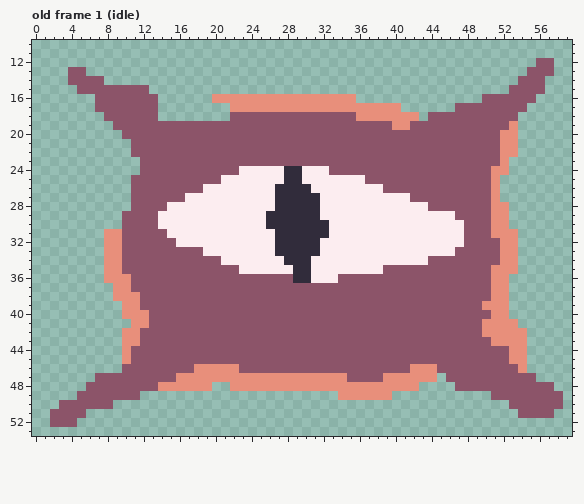
Pixel-art file, stored at res/img/godeye.aseprite. Above, as it was before the edit.
64x64 pixels, 2 frames. Shown: old frame 1 (idle): x 0..59, y 10..53. The commit also changed other frames, which this record leaves out.
The same view after the edit:
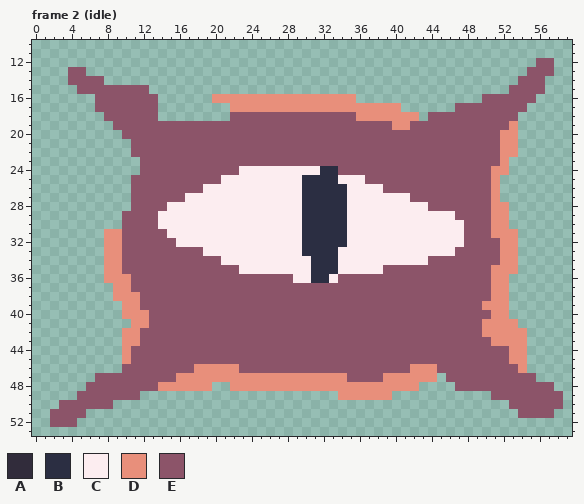
Palette (. is transparent): A #312c3b  B #2b2e42  C #fcedf0  D #e88f7b  E #8c5469
A new or re-ordered frame is compared with the old frame closest to it.
What changed:
frames 2 -> 5
Changed rows in their new state; - is an unchanged pixel.
Frame 2 (idle) is new; against old frame 1 (idle):
first column x 26:
24 --CC--BB-
25 --CCBBBB-
26 -CCCBBBBB
27 -CCCBBBBB
28 -CCCBBBBB
29 CCCCBBBBB
30 CCCCBBBBB
31 -CCCBBBBB
32 -CCCBBBBB
33 -CCCBBBB-
34 --CCCBBB-
35 ---CCBBB-
36 ---CCBB--
Boxes around the changes in both pictures, in picture pixels (x1, y1, x2, y2):
changed: (266, 166, 347, 283)
